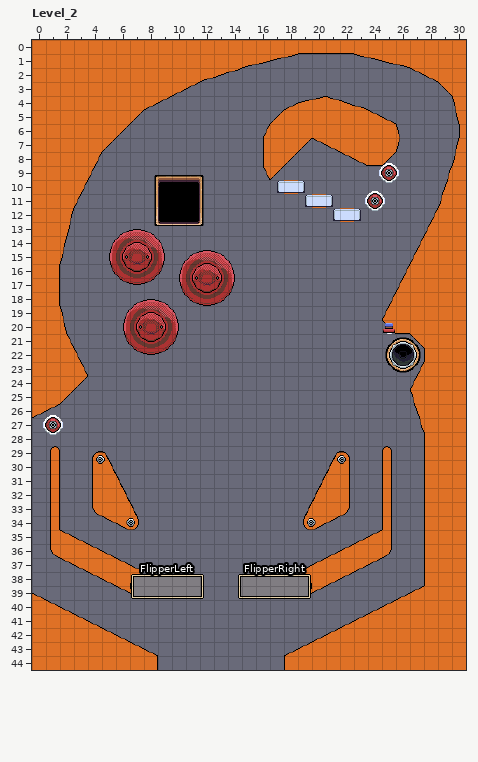
LDtk project, stored at assets/world.ldtk. The picture above is the old version.
Cells are 16x16 px. Shown: Level_2 x 0..30, y 0..44.
Now the later version:
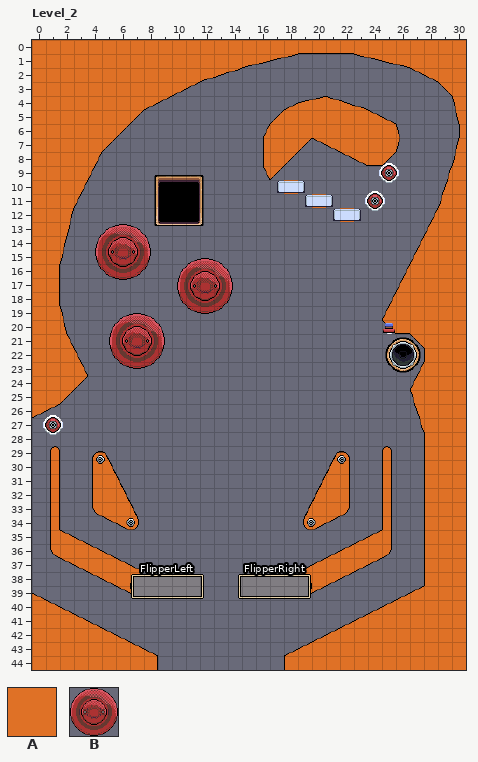
Key: from "BaseTileset": A 109; from "_64X64Icons": B 0.
_ is an empty cell.
Objects are placed by their top-left corner, in cells (3,4 is the top-left corner of cell 3,4); size is 1x1 cell unless given.
Commit: adjusted popper spacing
Difference:
Layer "Terrain":
The author put tile A in rows 14 to 15 at x 6; in row 21 at x 7.
Tile A is gone in row 15 at x 7; in row 16 at x 12; in row 20 at x 8.
Layer "Objects":
Object B "Popper" at 10.5,15 size 4x4 becomes B "Popper" at 10.4,15.6 size 4x4.
Object B "Popper" at 6.5,18.5 size 4x4 becomes B "Popper" at 5.5,19.5 size 4x4.
Object B "Popper" at 5.5,13.5 size 4x4 becomes B "Popper" at 4.5,13.1 size 4x4.
Pixel boxes of the changes (left, top, right, bottom) in both pictures:
changed: (95, 224, 235, 369)
